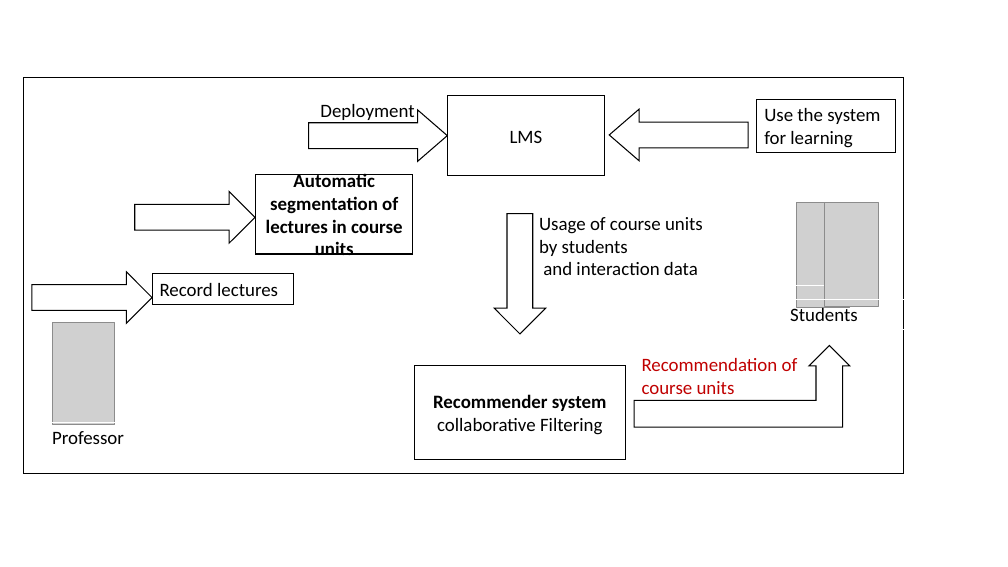
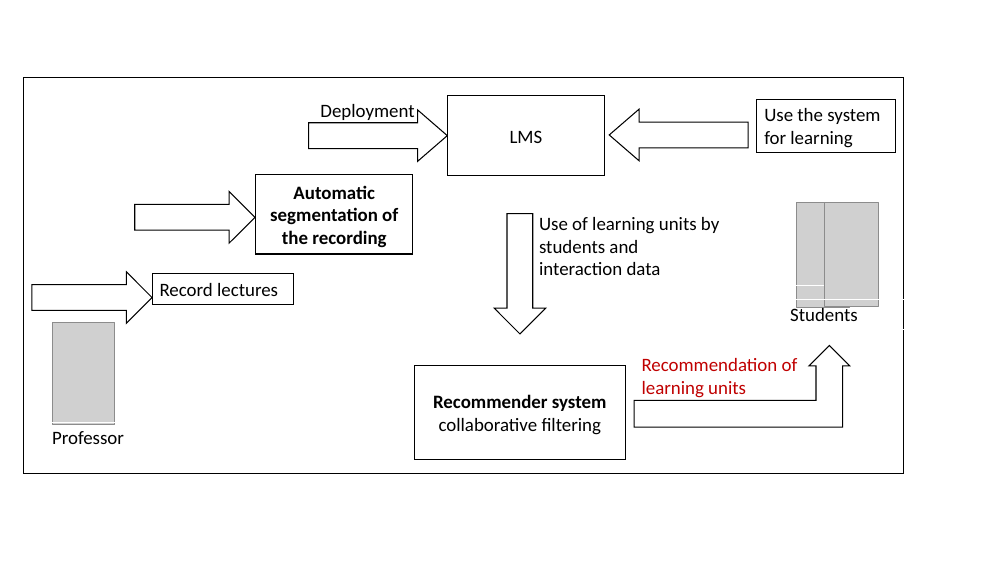
Before and after one commit to arnaudzobel/Lecture-Reccomendersystem, a slide deck: slide 3 of ausarbeitung/bilder.odp. Drawn at 1008x567 pixels with LibreOffice and Linux fonts; fonts in the diff are those of the drawing; grey boxes stand for pictures. Boxes give left, top, right and bottom in pixels: in the first picture for what was removed or moved away, otherwise in the second. Text is boxed around its words. In the diff, an @@ line names an element or a change of style, - is before the commit and + after.

```diff
--- a/ausarbeitung/bilder.odp
+++ b/ausarbeitung/bilder.odp
@@ text in freeform shape at bbox=[270, 185, 398, 248]: text changed @@
-Automatic segmentation of lectures in course units
+Automatic segmentation of the recording
@@ text in rectangle at bbox=[539, 217, 719, 275]: text changed @@
-Usage of course units by students
-and interaction data
+Use of learning units by students and interaction data
@@ text in rectangle at bbox=[642, 358, 798, 398]: text changed @@
-Recommendation of course units
+Recommendation of learning units
@@ text in freeform shape at bbox=[439, 418, 602, 435]: text changed @@
-collaborative Filtering
+collaborative filtering
```
Also in this commit, not shown: 4 other slides changed, 13 other files.
